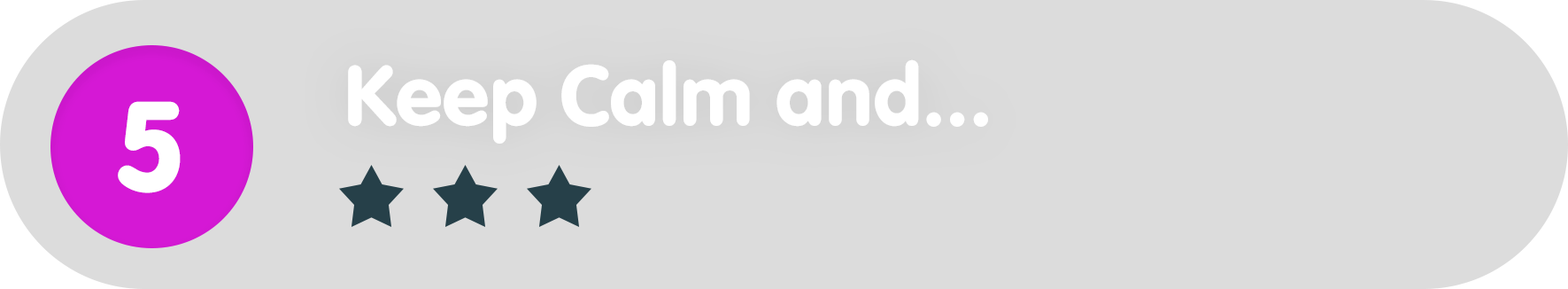
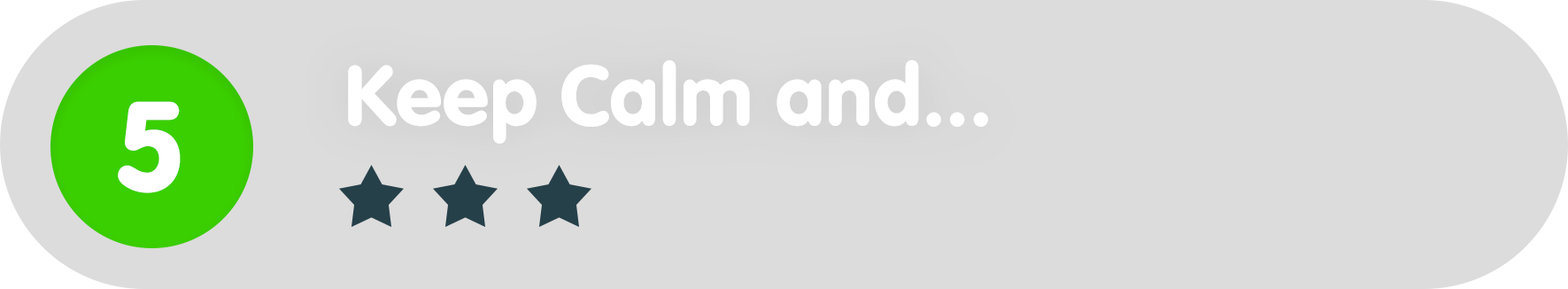
Before/after of a w=1568, h=289 layered artwork. What changed in the layer stack:
painted on "Ellipse_green" over [50, 45, 254, 248]
